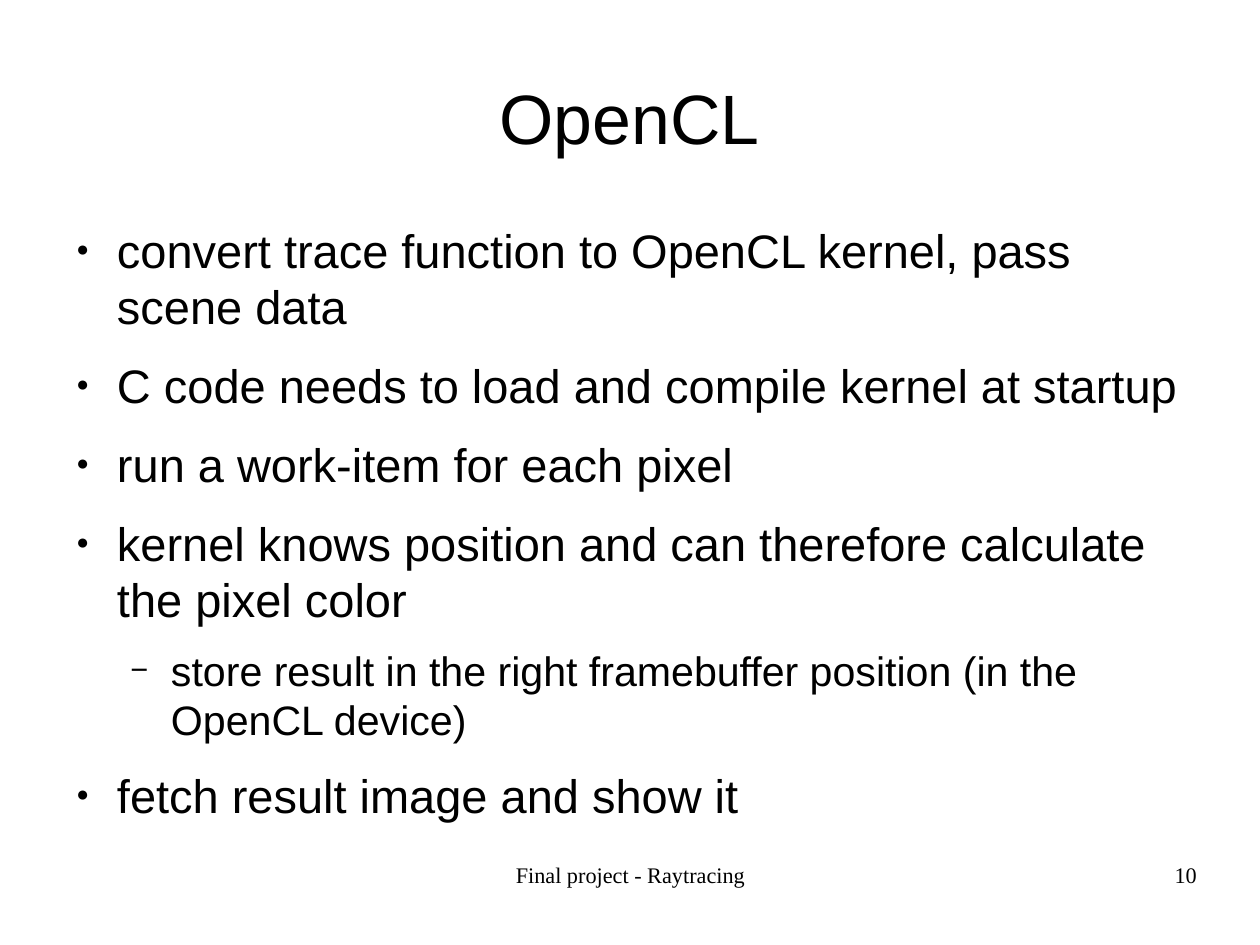
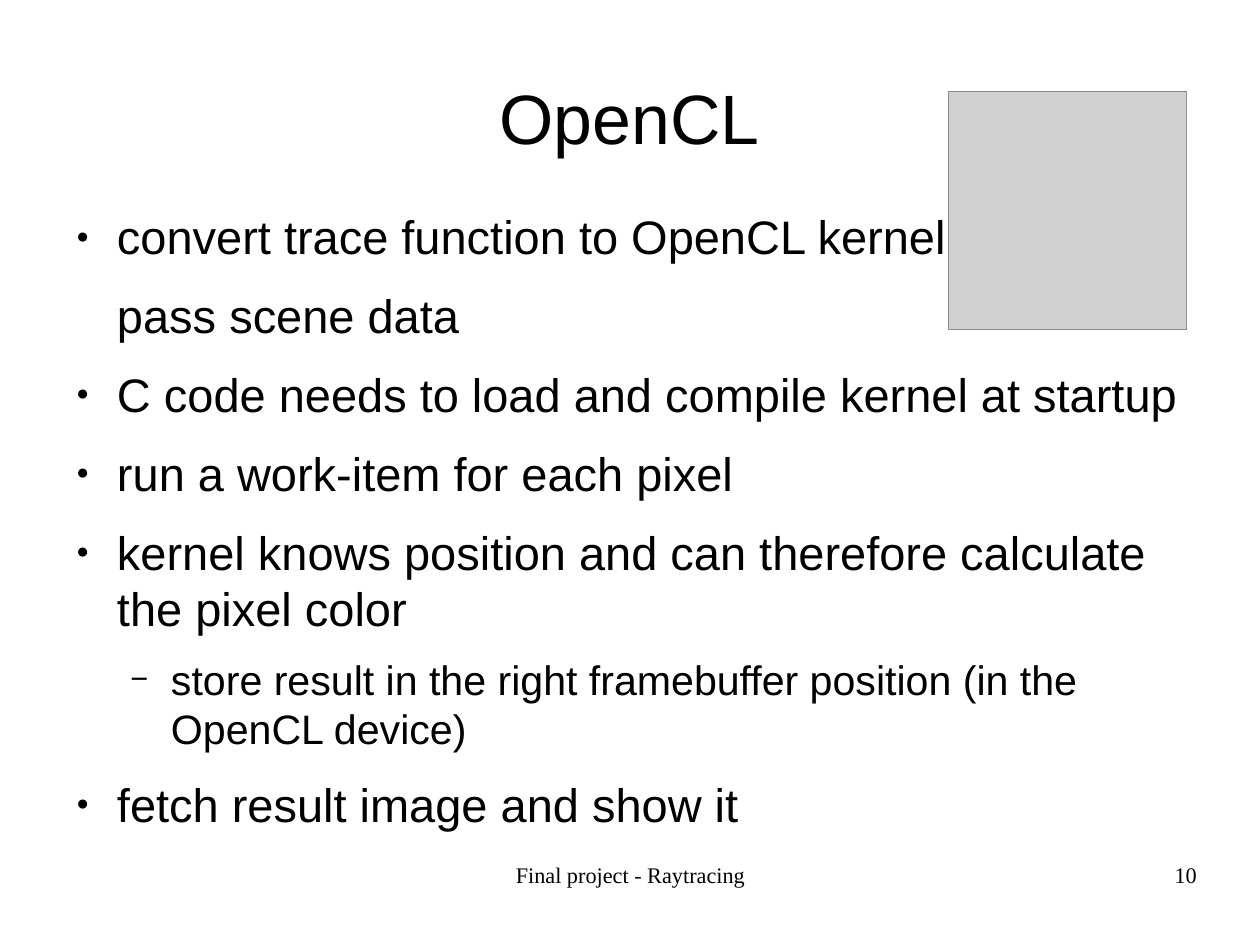
Before and after one commit to carstenbru/eece528_final, a slide deck: slide 10 of presentation/EECE528_project.odp. Drawn at 1260x945 pixels with LibreOffice and Linux fonts; fonts in the diff are those of the drawing; grey boxes stand for pictures. Boxes give left, top, right and bottom in pixels: in the first picture for what was removed or moved away, otherwise in the second. Text is boxed around its words. In the diff, an @@ line names an element or a change of style, - is before the commit and + after.

```diff
--- a/presentation/EECE528_project.odp
+++ b/presentation/EECE528_project.odp
@@ picture added at box(949, 91, 1187, 329) @@
@@ text "convert trace function to OpenCL ...": place and size @@
-text "convert trace function to OpenCL ..." at box(117, 234, 1177, 822)
+text "convert trace function to OpenCL ..." at box(117, 217, 1177, 831)
@@ text at box(117, 217, 959, 342): text changed @@
-● convert trace function to OpenCL kernel, pass scene data
+● convert trace function to OpenCL kernel,
+pass scene data
```
Also in this commit, not shown: 11 other slides changed, 5 other files.
